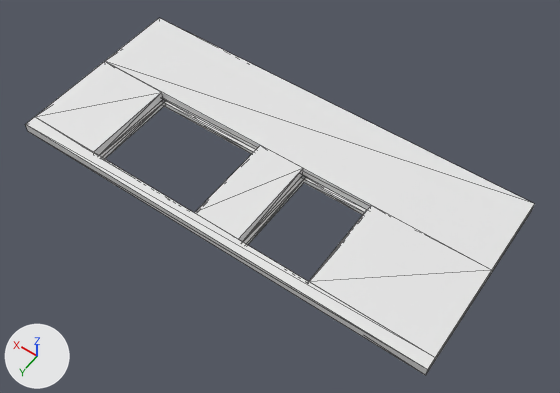
Renders of the OBJ model Assets/TramChanh/Art/Models/Stall/SM_Stall_Counter.obj from each side of a commit.
One viewpoint serves both versions: a 50 mm camera at (-1.147, 1.537, 3.242) aimed at (-0.063, 0.02, 0.859). The lights are fixed; the arrows at lower left show +X, +Y and +Z. The picture after the commit comes second. Mesh edges are drawn as thin lines. Where no turn or scale is listed for an object, it has been applied to the vertices. Vertices at exactly the same position are counted once.

Names of what the first picture shows: 'SM_Stall_Counter'.
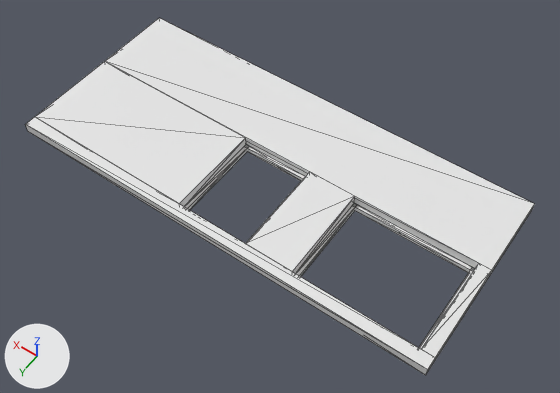
Pixel boxes [x1, y1, x2, y2] of what changed, in the pictures (560 x 393 px; the box of a moved part takes in the faces that stretch with it):
part 1 of me_sm_stall_counter, moved or reshaped: before [301, 176, 492, 357]; after [352, 203, 492, 357]
part 2 of me_sm_stall_counter, moved or reshaped: before [35, 61, 256, 159]; after [35, 61, 305, 210]
part 3 of me_sm_stall_counter, moved or reshaped: before [195, 145, 304, 245]; after [245, 172, 357, 277]

What changed in the scene script:
```text
Change me_sm_stall_counter:
    where me_sm_stall_counter.from_pydata(...)  # 112 vertices, 216 faces; spans x -0.9..0.9, y -0.4..0.4, z 0.8..1.0
    used by ob_sm_stall_counter; location = (0.0, 0.0, 0.0)
    me_sm_stall_counter part 1: all 14 vertices in x -0.42..-0.41, y -0.05..0.35, z 0.94..1.0 are moved by (-0.43, 0.0, 0.0)
    me_sm_stall_counter part 2: all 14 vertices in x 0.56..0.58, y -0.05..0.35, z 0.94..1.0 are moved by (-0.43, 0.0, 0.0)
    me_sm_stall_counter part 3: all 28 vertices in x -0.14..0.09, y -0.05..0.35, z 0.94..1.0 are moved by (-0.23, 0.0, 0.0)
```
